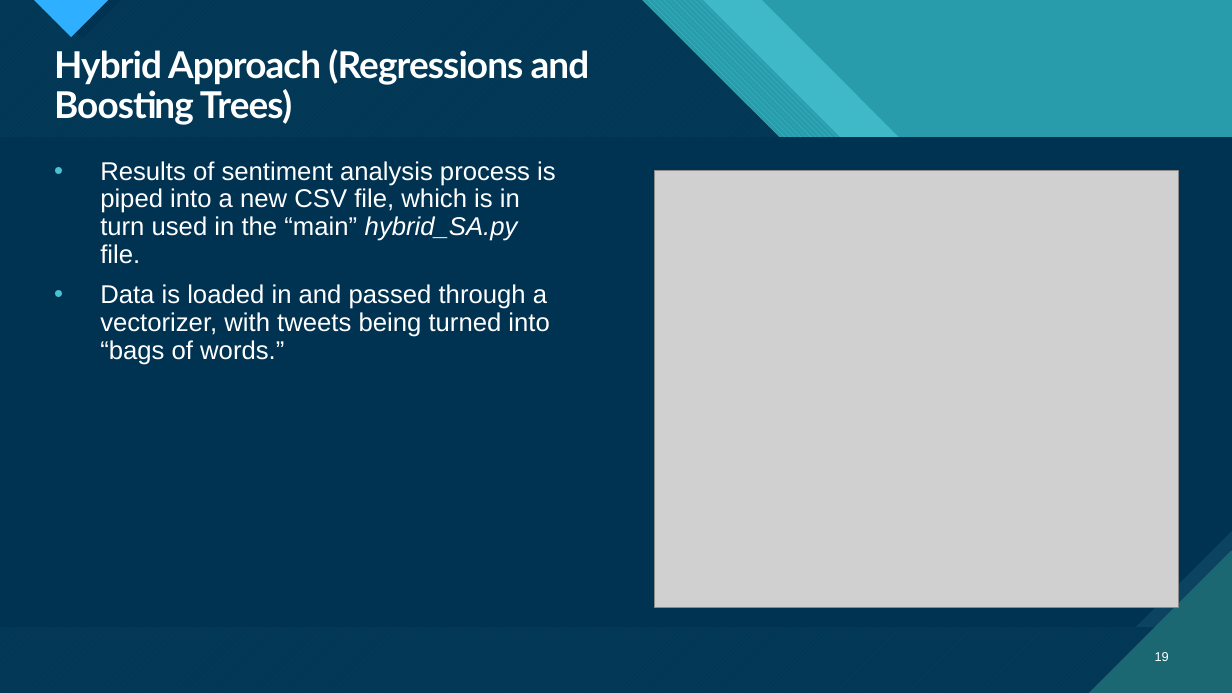
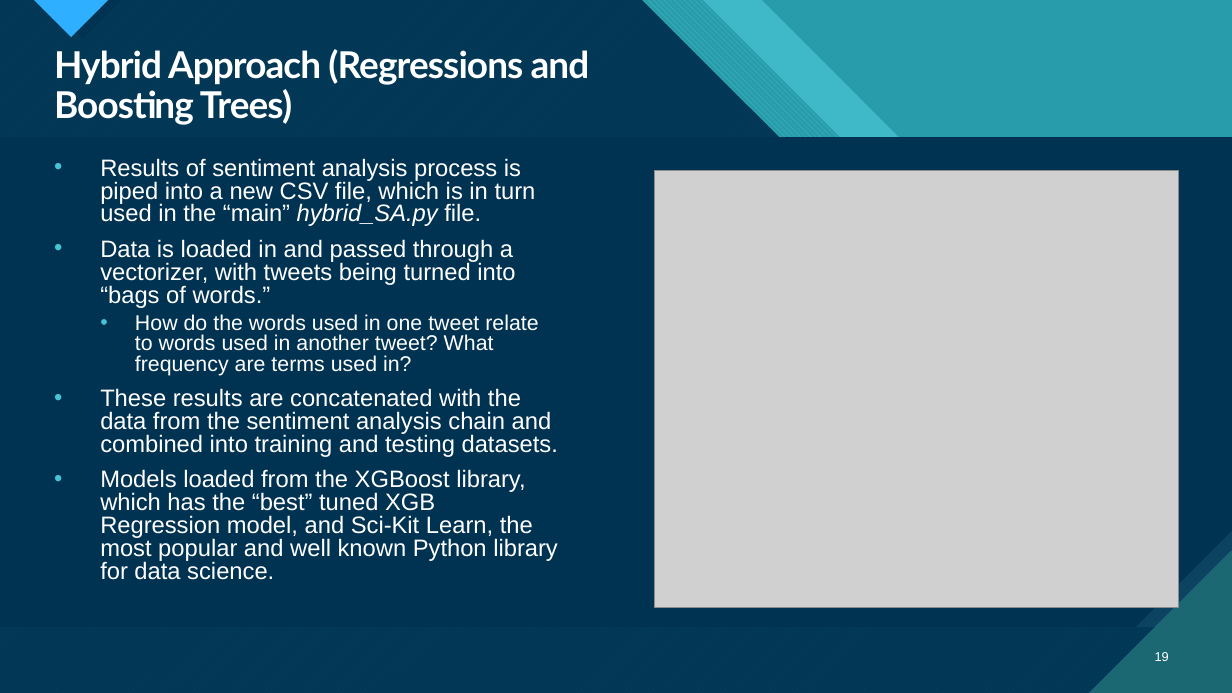
Before and after one commit to HunBurry/hon450-451, a slide deck: slide 19 of docs/Honors Thesis Presentation.pptx. Drawn at 1232x693 pixels with LibreOffice and Linux fonts; fonts in the diff are those of the drawing; grey boxes stand for pictures. Boxes give left, top, right and bottom in pixels: in the first picture for what was removed or moved away, otherwise in the second. Text is boxed around its words. In the diff, an @@ line names an element or a change of style, - is before the commit and + after.

```diff
--- a/docs/Honors Thesis Presentation.pptx
+++ b/docs/Honors Thesis Presentation.pptx
@@ text at <box>100,158,536,308</box>: size 20 to 18.5 pt in "Results of sentiment analysis process is piped ...", "Data is loaded in and passed through ..."; line spacing 0.9 to 0.8 @@
@@ text at <box>100,314,558,580</box>: paragraphs added @@
+  • How do the words used in one tweet relate to words used in another tweet? What frequency are terms used in?
+• These results are concatenated with the data from the sentiment analysis chain and combined into training and testing datasets.
+• Models loaded from the XGBoost library, which has the “best” tuned XGB Regression model, and Sci-Kit Learn, the most popular and well known Python library for data science.
```
Also in this commit, not shown: 2 other slides changed, 9 slides added, 11 slides removed.
